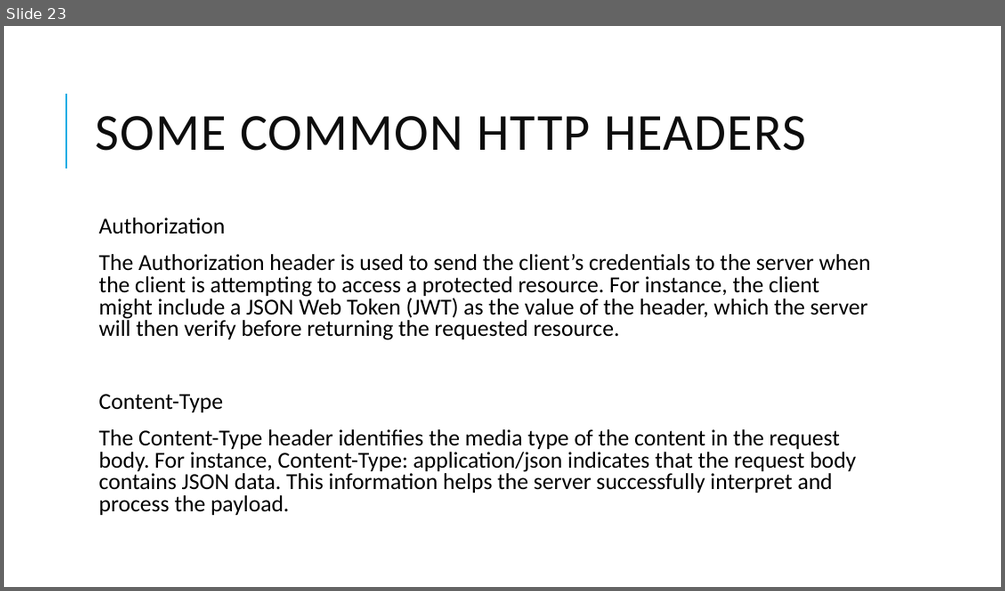
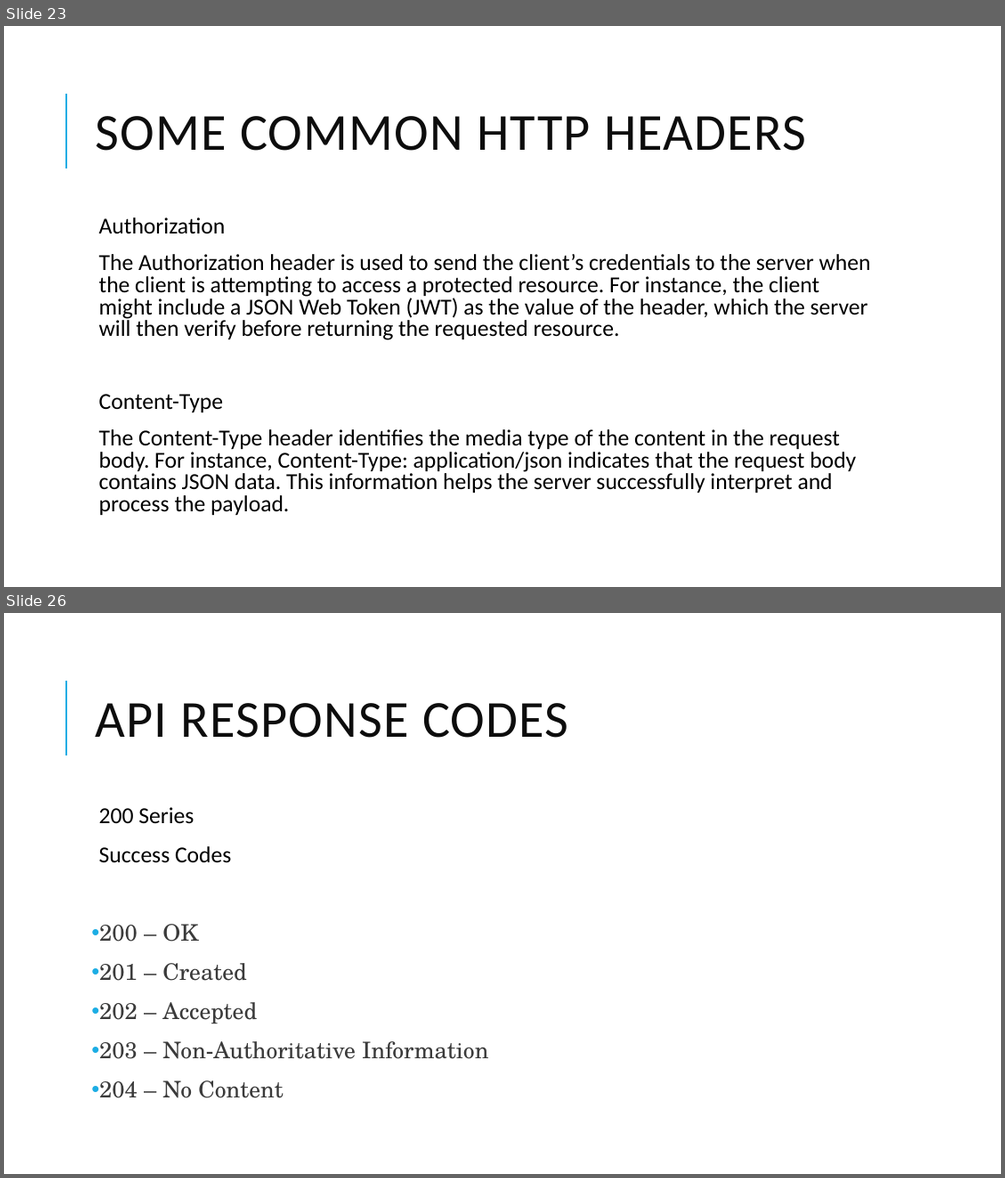
Before and after one commit to skandhwa/API-Automation-Batch1, a slide deck: API Testing.pptx. Shown one above the other, each under a label of ours: slide 23 before the commit, slides 23 and 26 after it; the slides between them are not shown. The pictures are 1005x591 and 1005x1178 pixels, drawn with LibreOffice and Linux fonts; fonts in the diff are those of the drawing. Boxes give left, top, right and bottom in pixels: in the first picture for what was removed or moved away, otherwise in the second. Text is boxed around its words. In the diff, an @@ line names an element or a change of style, - is before the commit and + after.

```diff
--- a/API Testing.pptx
+++ b/API Testing.pptx
@@ slide 26 added at [4,613,1001,1174], background #FFFFFF; not listed: 1 template element that a slide beside it also shows @@
@@ title added at [95,703,568,738], 50 pt, text #0D0D0D @@
+API RESPONSE CODES
@@ text added at [99,807,488,1098], 22 pt, text #3A3A3A @@
+  200 Series
+  Success Codes
+• 200 – OK
+• 201 – Created
+• 202 – Accepted
+• 203 – Non-Authoritative Information
+• 204 – No Content
```
Also in this commit, not shown: 6 other slides added.
